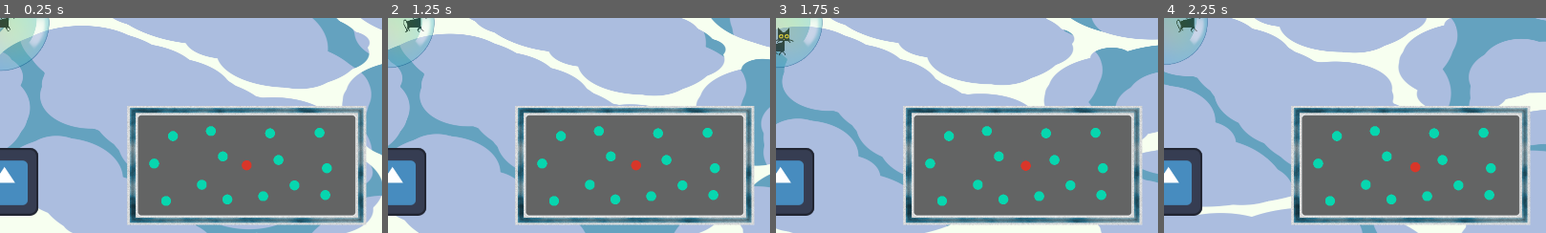
Above: before the commit, frames 1-4 (left to right).
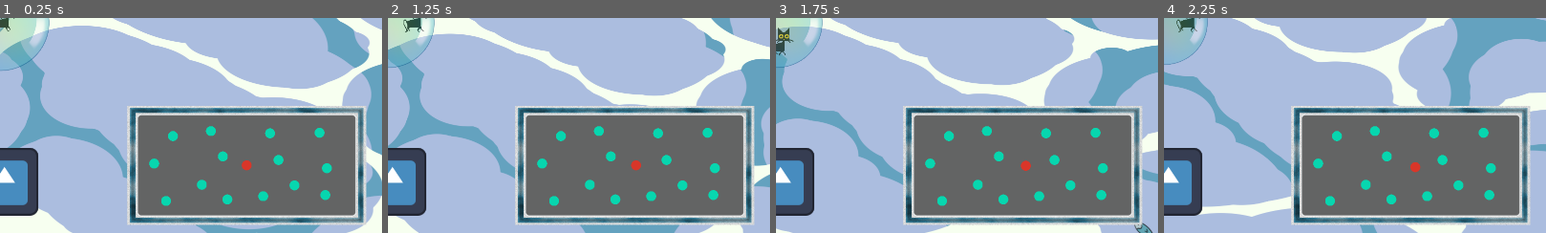
Above: after the commit, the same moments.

Repository: CcCcCc99/bubblecat
Game: Godot game, scene res://testscene.tscn
Same seed, same stepped clock (60 frames per second), same inputs: the game is played once before the commit and once after it. The engine's default icon, where the game draws it, is replaced by a stand-in: a white triangle on a blue panel in a dark square.
Inputs:
- Up to frame 1 (0.25 s): no input
- Up to frame 2 (1.25 s): hold D (move_right) from 0.53 s (still down)
- Up to frame 3 (1.75 s): release D (move_right) at 1.28 s; hold S (move_down) from 1.28 s (still down)
- Up to frame 4 (2.25 s): release S (move_down) at 2.03 s; hold D (move_right) from 2.03 s (still down)
The pictures show only the part of the screen within x 50-100%, y 50-100%; the shares and areas given below are measured in that part.

Frames 1-2 are identical in both runs. In frame 3, 0.1% of the frame differs, in the area x 93-99%, y 95-100%; in frame 4, nothing differs.
Error after the commit: Invalid access to property or key 'global_position' on a base object of type 'Nil'. (res://scenes/obstacle/pesce/fish.gd:13)

Commit message:
Comportamento di base pesce/barchetta
È da sistemare, in quanto ho avuto diversi problemi nella logica delle classi - sono problemi risolvibili facilmente.

Diff:
--- a/scenes/obstacle/barchetta/barchetta.gd
+++ b/scenes/obstacle/barchetta/barchetta.gd
@@ -3,7 +3,7 @@
 var direction: Vector2
 
 func get_direction() -> Vector2:
-	return direction
+	return (target.global_position - global_position).normalized()
 
 # Called when the node enters the scene tree for the first time.
 func _ready() -> void:
--- /dev/null
+++ b/scenes/obstacle/pesce/fish.gd
@@ -0,0 +1,30 @@
+extends Area2D
+class_name Fish
+
+@export var newspeed: float = 200
+@export var target: Node2D
+@export var damage: int = 5
+
+# Realizzare due comportamenti diversi per il pesce.
+# 1) Come per la barca :D
+# 2) Aumenta la velocita'
+# Nota bene: sta dando problemi. Dovrebbe avere lo stesso comportamento della barca per ora, ma non sta funzionando.
+func get_direction() -> Vector2:
+	return (target.global_position - global_position).normalized()
+
+# Called when the node enters the scene tree for the first time.
+func _ready() -> void:
+	pass # Replace with function body.
+
+# Called every frame. 'delta' is the elapsed time since the previous frame.
+func _process(delta: float) -> void:
+	position += get_direction() * newspeed * delta
+
+func _on_area_entered(area: Area2D) -> void:
+	if area is MainBubble:
+		var b = area as MainBubble
+		b.take_damage(damage)
+
+
+func _on_despawn_timeout() -> void:
+	queue_free()
--- /dev/null
+++ b/scenes/obstacle/pesce/fish.tscn
@@ -0,0 +1,13 @@
+[gd_scene load_steps=4 format=3 uid="uid://ccc43hi0w325i"]
+
+[ext_resource type="PackedScene" uid="uid://c886l8ey4q4d7" path="res://scenes/obstacle/obstacle.tscn" id="1_wvp24"]
+[ext_resource type="Script" path="res://scenes/obstacle/pesce/fish.gd" id="2_j2s3v"]
+[ext_resource type="Texture2D" uid="uid://f4ftw2hkg8f7" path="res://assets/sprites/pesce.png" id="2_kxkte"]
+
+[node name="fish" instance=ExtResource("1_wvp24")]
+script = ExtResource("2_j2s3v")
+newspeed = 200.0
+damage = 5
+
+[node name="Sprite2D" parent="." index="0"]
+texture = ExtResource("2_kxkte")
--- a/testscene.tscn
+++ b/testscene.tscn
@@ -8,6 +8,7 @@
 [ext_resource type="PackedScene" uid="uid://dw4j5n1y67siy" path="res://scenes/obstacle/barchetta/barchetta.tscn" id="6_o8o8p"]
 [ext_resource type="PackedScene" uid="uid://c43gjk7v4qevv" path="res://scenes/hud.tscn" id="7_2xgdx"]
 [ext_resource type="AudioStream" uid="uid://binh4j5ohyn5x" path="res://assets/sound/BubbleCatTheme.mp3" id="8_5ui3x"]
+[ext_resource type="PackedScene" uid="uid://ccc43hi0w325i" path="res://scenes/obstacle/pesce/fish.tscn" id="9_xamc0"]
 
 [node name="testscene" type="Node"]
 script = ExtResource("1_ckjmq")
@@ -80,5 +81,10 @@
 bus = &"Sound"
 parameters/looping = true
 
+[node name="fish" parent="." instance=ExtResource("9_xamc0")]
+position = Vector2(823, 429)
+newspeed = 200.0
+damage = 5
+
 [connection signal="timeout" from="SpawnPointCooldown" to="." method="_on_spawn_point_cooldown_timeout"]
 [connection signal="timeout" from="SpawnobstacleCooldown" to="." method="_on_spawn_obstacle_cooldown_timeout"]
Not shown: 1 places in testscene.tscn that only renumber resources
